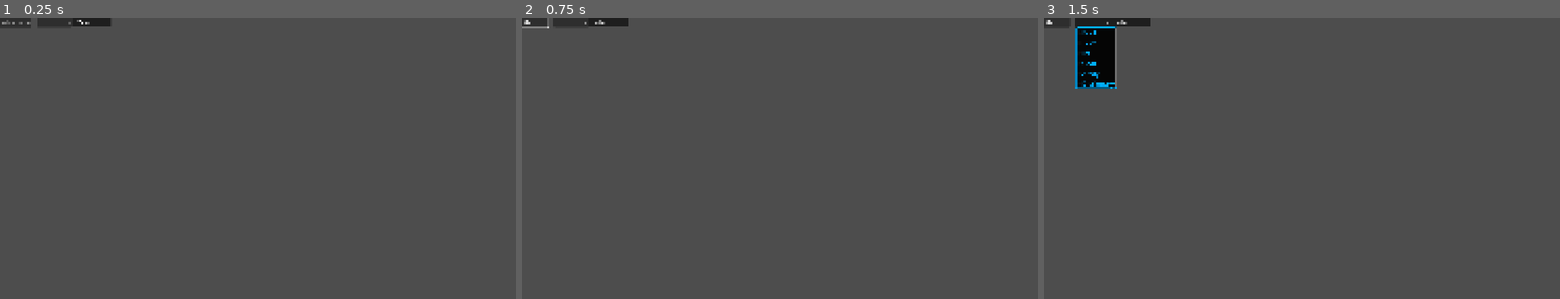
Above: before the commit, frames 1-3 (left to right).
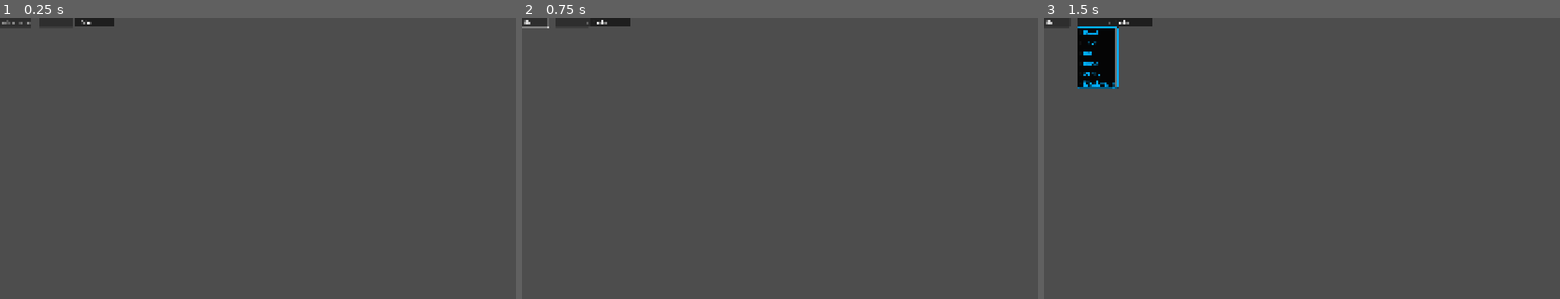
Above: after the commit, the same moments.

Repository: Phillip383/StoryGraph
Game: Godot game, scene res://scenes/UI/Popups/Add_Property/add_property_default_values_widget.tscn
Same seed, same stepped clock (60 frames per second), same inputs: the game is played once before the commit and once after it. This scene is started directly instead of the project's main scene.
Inputs (mouse positions are in pixels of both pictures, inside the frame that each line leads up to; where the layout moved, square brackets give the same spot in the first picture):
- Up to frame 1 (0.25 s): no input
- Up to frame 2 (0.75 s): click (537, 23) at 0.52 s; type "Alex" at 0.6 s
- Up to frame 3 (1.5 s): click (1095, 23) [1090, 23] at 1.25 s

The runs differ from the first frame. In frame 1, less than 0.1% of the frame differs, in the area x 7-23%, y 0-3%; in frame 2, less than 0.1%; in frame 3, 0.5%, in the area x 6-21%, y 0-26%.

Commit message:
Add property editor now correctly toggle container options for top level and sub level options. Nested container elements now display in a vertical list as intended.

Diff:
--- a/scenes/UI/Popups/Add_Property/add_node_property_widget.tscn
+++ b/scenes/UI/Popups/Add_Property/add_node_property_widget.tscn
@@ -57,6 +57,7 @@
 [node name="ContainerTypesOptions" type="HBoxContainer" parent="VBoxContainer"]
 visible = false
 layout_mode = 2
+size_flags_horizontal = 4
 size_flags_vertical = 4
 
 [node name="Label" type="Label" parent="VBoxContainer/ContainerTypesOptions"]
@@ -116,6 +117,7 @@
 [node name="Values" type="VBoxContainer" parent="VBoxContainer"]
 visible = false
 layout_mode = 2
+size_flags_vertical = 3
 
 [node name="Buttons" type="HBoxContainer" parent="VBoxContainer"]
 layout_mode = 2
--- a/scenes/UI/Popups/Add_Property/add_property_default_values_widget.tscn
+++ b/scenes/UI/Popups/Add_Property/add_property_default_values_widget.tscn
@@ -5,7 +5,7 @@
 
 [node name="DefaultValues" type="HBoxContainer"]
 size_flags_horizontal = 4
-size_flags_vertical = 4
+theme_override_constants/separation = 4
 script = ExtResource("1_3tifu")
 
 [node name="DefaultKey" type="LineEdit" parent="."]
@@ -45,9 +45,38 @@
 popup/item_5/text = "Dictionary"
 popup/item_5/id = 5
 
+[node name="ContainerSize" type="HBoxContainer" parent="."]
+visible = false
+custom_minimum_size = Vector2(100, 0)
+layout_mode = 2
+size_flags_horizontal = 0
+theme_override_constants/separation = 2
+
+[node name="Label" type="Label" parent="ContainerSize"]
+layout_mode = 2
+theme_override_font_sizes/font_size = 20
+text = "Size"
+
+[node name="VSeparator" type="VSeparator" parent="ContainerSize"]
+custom_minimum_size = Vector2(0, 15)
+layout_mode = 2
+size_flags_horizontal = 4
+size_flags_vertical = 4
+theme_override_constants/separation = 10
+
+[node name="SpinBox" type="SpinBox" parent="ContainerSize"]
+layout_mode = 2
+size_flags_horizontal = 4
+size_flags_vertical = 4
+
 [node name="ValueContainer" type="FoldableContainer" parent="."]
 custom_minimum_size = Vector2(150, 0)
 layout_mode = 2
 size_flags_horizontal = 3
 folded = true
 title = "Value"
+
+[node name="ValueList" type="VBoxContainer" parent="ValueContainer"]
+visible = false
+layout_mode = 2
+size_flags_horizontal = 4
--- a/scripts/graph_system/Options_Widgets/add_node_property_widget.gd
+++ b/scripts/graph_system/Options_Widgets/add_node_property_widget.gd
@@ -67,15 +67,19 @@
 			container_values.visible = true
 			# TODO: Remove the old Dictionary values
 		Types.BOOL:
+			container_options.visible = false
 			_current_value_editor = $VBoxContainer/BooleanValue
 			$VBoxContainer/BooleanValue.visible = true
 		Types.TEXT:
+			container_options.visible = false
 			_current_value_editor = $VBoxContainer/TextValue
 			$VBoxContainer/TextValue.visible = true
 		Types.INT:
+			container_options.visible = false
 			_current_value_editor = $VBoxContainer/IntValue
 			$VBoxContainer/IntValue.visible = true
 		Types.FLOAT:
+			container_options.visible = false
 			_current_value_editor = $VBoxContainer/FloatValue
 			$VBoxContainer/FloatValue.visible = true
 
--- a/scripts/graph_system/Options_Widgets/add_property_default_values_widget.gd
+++ b/scripts/graph_system/Options_Widgets/add_property_default_values_widget.gd
@@ -2,14 +2,20 @@
 
 
 @onready var type_options = $TypeOption
-@onready var value_editor_container = $ValueContainer
+@onready var value_editor_container = $ValueContainer/ValueList
+@onready var container_size_container = $ContainerSize
+@onready var container_size = $ContainerSize/SpinBox
+
+
 
 var current_editor
-
+var current_type
 
 # Called when the node enters the scene tree for the first time.
 func _ready() -> void:
 	type_options.item_selected.connect(on_type_change)
+	container_size.value = 1
+	container_size.value_changed.connect(on_container_size_change)
 
 func is_array(value : bool):
 	if value:
@@ -17,32 +23,58 @@
 		$"VSeparator".visible = false
 
 func on_type_change(type : int):
+	current_type = type
 	clear_container_values()
 	if current_editor:
 		value_editor_container.remove_child(current_editor)
 	match type:
 		Types.ARRAY:
-			current_editor = self.duplicate()
+			container_size_container.visible = true
+			current_editor = load(scene_file_path).instantiate()
 			current_editor.is_array(true)
 			value_editor_container.add_child(current_editor)
 		Types.DICTIONARY:
-			current_editor = self.duplicate()
+			container_size_container.visible = true
+			current_editor = load(scene_file_path).instantiate()
 			current_editor.is_array(false)
 			value_editor_container.add_child(current_editor)
 		Types.FLOAT:
 			current_editor = SpinBox.new()
+			container_size_container.visible = false
 			value_editor_container.add_child(current_editor)
 		Types.INT:
 			current_editor = SpinBox.new()
+			container_size_container.visible = false
 			value_editor_container.add_child(current_editor)
 		Types.TEXT:
 			current_editor = TextEdit.new()
+			container_size_container.visible = false
 			value_editor_container.add_child(current_editor)
 		Types.BOOL:
 			current_editor = OptionButton.new()
+			container_size_container.visible = false
 			value_editor_container.add_child(current_editor)
 
 func clear_container_values():
+	container_size_container.visible = false
+	container_size.value = 1
 	var values = value_editor_container.get_children()
 	for i in range(values.size()):
 		values[i].queue_free()
+
+
+func on_container_size_change(value : float):
+
+	var current_count = value_editor_container.get_child_count()
+
+	if value < current_count:
+		var diff = current_count - value
+		for i in range(diff):
+			value_editor_container.remove_child(value_editor_container.get_child(i))
+	else:
+		var diff = value - current_count ## Only add values for the difference of existing values and new ones.
+		for i in range(diff):
+			var new_value = load(scene_file_path).instantiate()
+			if current_type == Types.ARRAY: ## If it's an array value, hide the separator and key value.
+				new_value.is_array(true)
+			value_editor_container.add_child(new_value)
